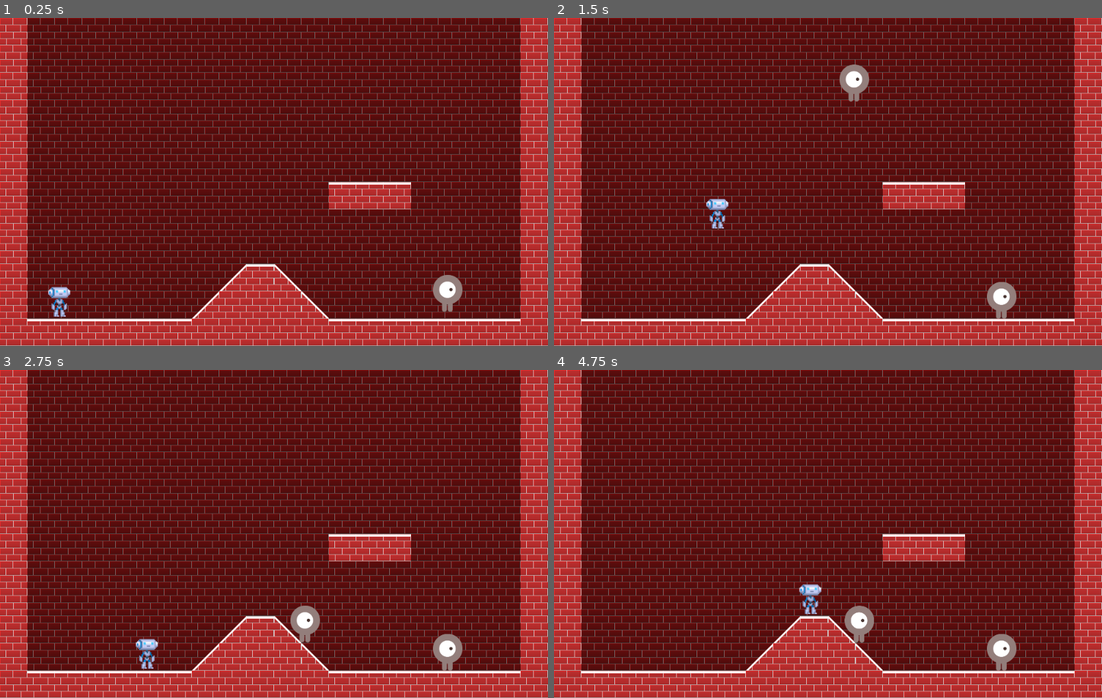
Above: before the commit, frames 1-4 (two rows, left to right).
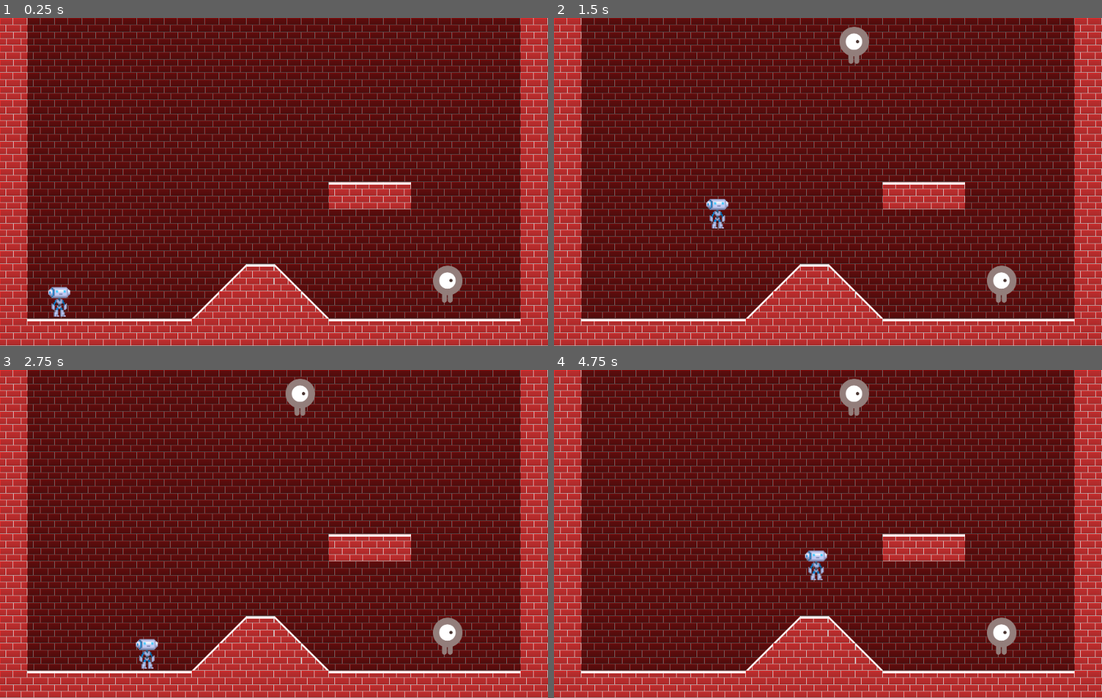
Above: after the commit, the same moments.

Repository: Ruefa/godot_test
Game: Godot game, scene res://Main.tscn
Same seed, same stepped clock (60 frames per second), same inputs: the game is played once before the commit and once after it.
Inputs:
- Up to frame 1 (0.25 s): no input
- Up to frame 2 (1.5 s): hold Right (ui_right) from 0.53 s (still down); tap Up (ui_up) at 0.77 s
- Up to frame 3 (2.75 s): tap Up (ui_up) at 1.52 s; release Right (ui_right) at 2.03 s; hold Left (ui_left) from 2.03 s (still down)
- Up to frame 4 (4.75 s): release Left (ui_left) at 2.78 s; hold Right (ui_right) 2.78-4.28 s; tap Up (ui_up) at 3.02, 3.77, 4.52 s; hold Left (ui_left) from 4.28 s (still down)

The runs differ from the first frame. In frame 1, 0.5% of the frame differs, in the area x 79-85%, y 75-90%; in frame 2, 1.5%; in frame 3, 1.5%; in frame 4, 2.0%, in the area x 44-85%, y 2-92%.
Error after the commit: Attempt to call function 'start' in base 'null instance' on a null instance. (res://Monster.gd:12)

Commit message:
added movement logic for Monsters

Diff:
--- a/Side Scroll/Monster.gd
+++ b/Side Scroll/Monster.gd
@@ -1,11 +1,15 @@
 extends KinematicBody2D
+
+const MOVE_SPEED = 200
 
 var consts = load("res://Constants.gd")
 var velocity = Vector2(0,0)
+var curDirection = 1
 
 # Called when the node enters the scene tree for the first time.
 func _ready():
 	pass
+	$PauseTimer.start(randi()%3)
 
 # Called every frame. 'delta' is the elapsed time since the previous frame.
 func _process(delta):
@@ -14,4 +18,26 @@
 	else:
 		velocity.y = 0
 
+	if $PauseTimer.is_stopped() and $MoveTimer.is_stopped():
+		$MoveTimer.start(randi()%5+1.5)
+		if randi()%2:
+			curDirection = 1
+			$AnimatedSprite.flip_h = false
+		else:
+			curDirection = -1
+			$AnimatedSprite.flip_h = true
+
+	if !$MoveTimer.is_stopped():
+		velocity.x = MOVE_SPEED * curDirection
+		$AnimatedSprite.play()
+	elif is_on_floor(): # keep velocity when in the air
+		velocity.x = 0
+		$AnimatedSprite.stop()
+		$AnimatedSprite.set_frame(0)
+
 	move_and_slide(velocity, Vector2(0,-1))
+
+func _on_MoveTimer_timeout():
+	$PauseTimer.start(randi()%5)
+
+	move_and_slide(velocity, Vector2(0,-1))
